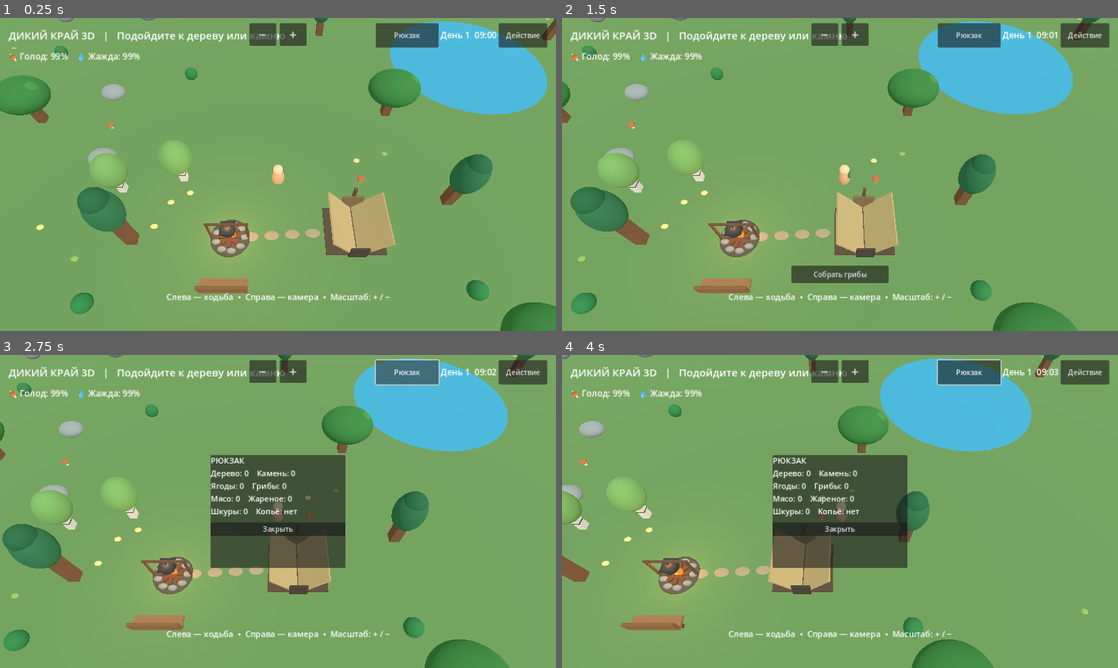
Above: before the commit, frames 1-4 (two rows, left to right).
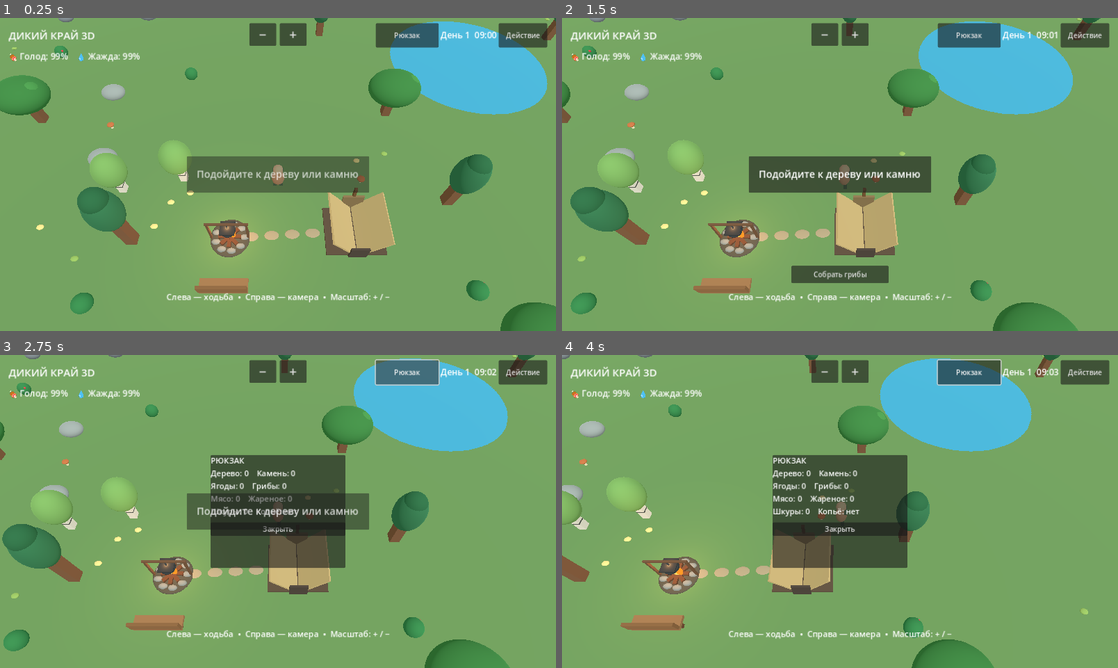
Above: after the commit, the same moments.

Repository: hjz2tz7cgv-ctrl/DikiyKrayGodot
Game: Godot game, scene res://scenes/main.tscn
Two runs of this game, one before a commit and one after it. Both use one fixed random seed, a clock stepped at 60 frames per second and the inputs below.
Inputs (mouse positions are in pixels of both pictures, inside the frame that each line leads up to):
- Up to frame 1 (0.25 s): no input
- Up to frame 2 (1.5 s): move the mouse to (962, 158) at 0.52 s; hold Right (ui_right) 0.53-1.25 s; click (962, 158) at 0.67 s; drag from (728, 190) to (812, 237) at 1.27 s
- Up to frame 3 (2.75 s): click "Рюкзак" at 2 s
- Up to frame 4 (4 s): move the mouse to (895, 442) at 2.77 s; hold Right (ui_right) 2.78-3.5 s; click (895, 442) at 2.92 s; drag from (812, 574) to (673, 464) at 3.52 s

The runs differ from the first frame. In frame 1, 4.1% of the frame differs, in the area x 18-67%, y 4-56%; in frame 2, 4.2%; in frame 3, 3.5%; in frame 4, 0.4%.

Commit message:
Add files via upload

Diff:
--- a/scripts/main.gd
+++ b/scripts/main.gd
@@ -25,6 +25,11 @@
 var fire_flames: Array[MeshInstance3D] = []
 var sitting := false
 var camp_time := 0.0
+const COOK_SECONDS := 11.0
+var cooking_active := false
+var cooking_elapsed := 0.0
+var leg_left: Node3D
+var leg_right: Node3D
 var obstacles: Array[Dictionary] = []
 var resources: Array[Dictionary] = []
 var drops: Array[Dictionary] = []
@@ -68,6 +73,10 @@
 var bag_fly: Label
 var hud: CanvasLayer
 var info_label: Label
+var hint_panel: PanelContainer
+var hint_label: Label
+var hint_tween: Tween
+var last_hint_message := ""
 var progress_bar: ProgressBar
 var bag_panel: PanelContainer
 var bag_label: Label
@@ -299,6 +308,15 @@
     _mesh_sphere(player_visual, 0.55, Vector3(0, 0.0, 0), Color("d7a579"), Vector3(0.8, 1.25, 0.7))
     _mesh_sphere(player_visual, 0.34, Vector3(0, 0.9, 0), Color("edc59b"))
     _mesh_box(player_visual, Vector3(0.7, 0.15, 0.18), Vector3(0, 0.5, -0.3), Color("4c7050"))
+    # Separate legs swing gently while sitting on the bench.
+    leg_left = Node3D.new()
+    leg_right = Node3D.new()
+    player_visual.add_child(leg_left)
+    player_visual.add_child(leg_right)
+    leg_left.position = Vector3(-0.22, -0.34, -0.08)
+    leg_right.position = Vector3(0.22, -0.34, -0.08)
+    _mesh_box(leg_left, Vector3(0.22, 0.63, 0.23), Vector3(0, -0.31, 0), Color("4c7050"))
+    _mesh_box(leg_right, Vector3(0.22, 0.63, 0.23), Vector3(0, -0.31, 0), Color("4c7050"))
 
 func _create_camera() -> void:
     camera = Camera3D.new()
@@ -475,6 +493,31 @@
     info_label.add_theme_font_size_override("font_size", 24)
     info_label.size_flags_horizontal = Control.SIZE_EXPAND_FILL
     top.add_child(info_label)
+    # Центральная подсказка поверх мира. Не перехватывает касания джойстика.
+    var hint_layer := CanvasLayer.new()
+    hint_layer.layer = 25
+    add_child(hint_layer)
+    var hint_root := Control.new()
+    hint_root.set_anchors_and_offsets_preset(Control.PRESET_FULL_RECT)
+    hint_root.mouse_filter = Control.MOUSE_FILTER_IGNORE
+    hint_layer.add_child(hint_root)
+    hint_panel = PanelContainer.new()
+    hint_panel.set_anchors_preset(Control.PRESET_CENTER)
+    hint_panel.offset_left = -210.0
+    hint_panel.offset_right = 210.0
+    hint_panel.offset_top = -42.0
+    hint_panel.offset_bottom = 42.0
+    hint_panel.mouse_filter = Control.MOUSE_FILTER_IGNORE
+    hint_panel.modulate.a = 0.0
+    hint_panel.visible = false
+    hint_root.add_child(hint_panel)
+    hint_label = Label.new()
+    hint_label.horizontal_alignment = HORIZONTAL_ALIGNMENT_CENTER
+    hint_label.vertical_alignment = VERTICAL_ALIGNMENT_CENTER
+    hint_label.autowrap_mode = TextServer.AUTOWRAP_WORD_SMART
+    hint_label.add_theme_font_size_override("font_size", 23)
+    hint_label.mouse_filter = Control.MOUSE_FILTER_IGNORE
+    hint_panel.add_child(hint_label)
     bag_button = Button.new()
     bag_button.text = "Рюкзак"
     bag_button.custom_minimum_size = Vector2(145, 56)
@@ -714,8 +757,25 @@
     # Обновление камеры только в физическом кадре: без скачка при нажатии кнопки.
     _update_ui()
 
+func _show_center_hint(message: String) -> void:
+    if hint_panel == null or hint_label == null or message.is_empty():
+        return
+    if hint_tween != null and hint_tween.is_running():
+        hint_tween.kill()
+    hint_label.text = message
+    hint_panel.visible = true
+    hint_panel.modulate.a = 0.0
+    hint_tween = create_tween()
+    hint_tween.tween_property(hint_panel, "modulate:a", 1.0, 0.35)
+    hint_tween.tween_interval(2.3)
+    hint_tween.tween_property(hint_panel, "modulate:a", 0.0, 0.45)
+    hint_tween.tween_callback(func() -> void: hint_panel.visible = false)
+
 func _update_ui() -> void:
-    info_label.text = "ДИКИЙ КРАЙ 3D   |   " + status_message
+    info_label.text = "ДИКИЙ КРАЙ 3D"
+    if status_message != last_hint_message:
+        last_hint_message = status_message
+        _show_center_hint(status_message)
     if survival_label != null:
         survival_label.text = "🍖 Голод: %d%%    💧 Жажда: %d%%" % [int(hunger), int(thirst)]
     if time_label != null:
@@ -727,6 +787,24 @@
     if craft_recipe_button != null:
         craft_recipe_button.text = "Копьё уже создано" if has_spear else "Создать копьё (3 дерева + 1 камень)"
         craft_recipe_button.disabled = has_spear or inventory["wood"] < 3 or inventory["stone"] < 1
+
+func _sit_on_bench() -> void:
+    sitting = true
+    pending_index = -1
+    pending_kind = ""
+    hunt_target = -1
+    player.position.x = BENCH_POS.x
+    player.position.z = BENCH_POS.y - 0.15
+    player_visual.position.y = -0.35
+    # Face the fire while cooking.
+    player_facing = PI
+
+func _finish_cooking() -> void:
+    cooking_active = false
+    cooking_elapsed = 0.0
+    inventory["cooked_meat"] += 1
+    status_message = "Мясо готово! +1 жареное мясо в рюкзаке"
+    progress_bar.visible = false
 
 func _survival_action(kind: String) -> void:
     var here := Vector2(player.position.x, player.position.z)
@@ -749,10 +827,15 @@
         elif inventory["meat"] < 1 or inventory["wood"] < 1:
             status_message = "Для жарки нужны 1 мясо и 1 дерево"
         else:
-            inventory["meat"] -= 1
-            inventory["wood"] -= 1
-            inventory["cooked_meat"] += 1
-            status_message = "Мясо приготовлено!"
+            if cooking_active:
+                status_message = "Мясо уже жарится у костра"
+            else:
+                inventory["meat"] -= 1
+                inventory["wood"] -= 1
+                cooking_active = true
+                cooking_elapsed = 0.0
+                _sit_on_bench()
+                status_message = "Жарим мясо 11 секунд — отдыхаем на лавочке"
     elif inventory.get(kind, 0) <= 0:
         status_message = "Такой еды пока нет в рюкзаке"
     else:
@@ -834,7 +917,7 @@
         nearby_button.text = "Отдохнуть в палатке"
     elif here.distance_to(FIRE_POS) <= 3.2:
         nearby_action_kind = "cook"
-        nearby_button.text = "Пожарить мясо у костра"
+        nearby_button.text = "Мясо жарится…" if cooking_active else "Пожарить мясо и сесть"
     elif here.distance_to(LAKE_CENTER) <= LAKE_RADIUS + 1.3:
         nearby_action_kind = "water"
         nearby_button.text = "Набрать воды"
@@ -1071,6 +1154,19 @@
     if sleep_in_progress:
         _advance_sleep(delta)
         return
+    if cooking_active:
+        cooking_elapsed += delta
+        progress_bar.visible = true
+        progress_bar.value = 100.0 * minf(1.0, cooking_elapsed / COOK_SECONDS)
+        if cooking_elapsed >= COOK_SECONDS:
+            _finish_cooking()
+    if sitting and leg_left != null and leg_right != null:
+        camp_time += delta
+        leg_left.rotation.x = sin(camp_time * 4.0) * 0.32
+        leg_right.rotation.x = sin(camp_time * 4.0 + PI) * 0.32
+    elif leg_left != null and leg_right != null:
+        leg_left.rotation.x = 0.0
+        leg_right.rotation.x = 0.0
     _animate_camp(delta)
     hunger = maxf(0.0, hunger - delta * 0.035)
     thirst = maxf(0.0, thirst - delta * 0.055)
@@ -1090,10 +1186,7 @@
             elif pending_kind == "tent":
                 _show_sleep_panel()
             elif pending_kind == "bench":
-                sitting = true
-                player.position.x = BENCH_POS.x
-                player.position.z = BENCH_POS.y - 0.15
-                player_visual.position.y = -0.35
+                _sit_on_bench()
                 status_message = "Отдыхаем у костра — двигайся, чтобы встать"
             pending_index = -1
             pending_kind = ""
@@ -1143,7 +1236,9 @@
         var keyboard_facing := atan2(-direction.x, -direction.y)
         player_facing = lerp_angle(player_facing, keyboard_facing, 1.0 - exp(-10.0 * delta))
     direction = direction.limit_length(1.0)
-    if sitting and (direction.length() > 0.1 or steering_active):
+    if cooking_active:
+        direction = Vector2.ZERO
+    if sitting and not cooking_active and (direction.length() > 0.1 or steering_active):
         sitting = false
         player_visual.position.y = 0.0
     if sitting:
@@ -1163,7 +1258,7 @@
     player.position.x = current.x
     player.position.z = current.y
     _position_camera(delta)
-    if gather_touch != -1 and gather_direction.length() > 0.2 and not mining_active:
+    if gather_touch != -1 and gather_direction.length() > 0.2 and not mining_active and not cooking_active:
         var nearest := _nearest_resource()
         if nearest >= 0:
             _begin_mining(nearest)
@@ -1174,8 +1269,9 @@
             _update_ui()
         else:
             mining_progress += delta
-            progress_bar.visible = true
-            progress_bar.value = 100.0 * mining_progress / resources[target_resource]["duration"]
+            if not cooking_active:
+                progress_bar.visible = true
+                progress_bar.value = 100.0 * mining_progress / resources[target_resource]["duration"]
             if mining_progress >= resources[target_resource]["duration"]:
                 _finish_mining()
     _move_animals(delta)
